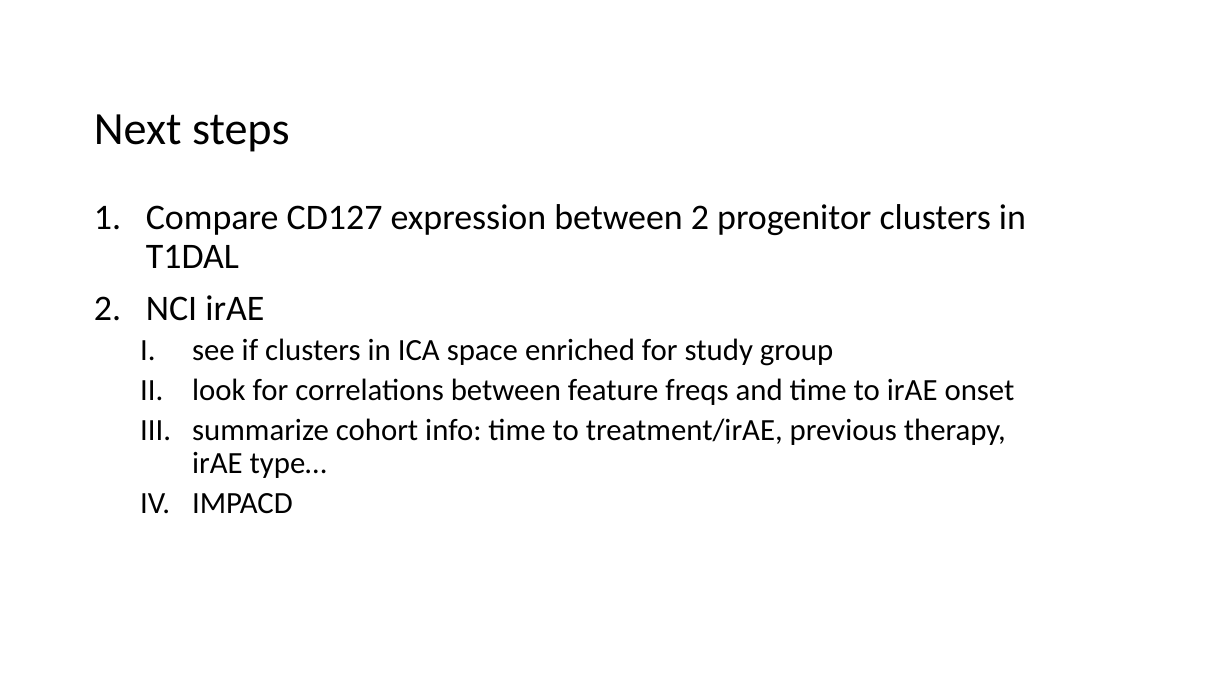
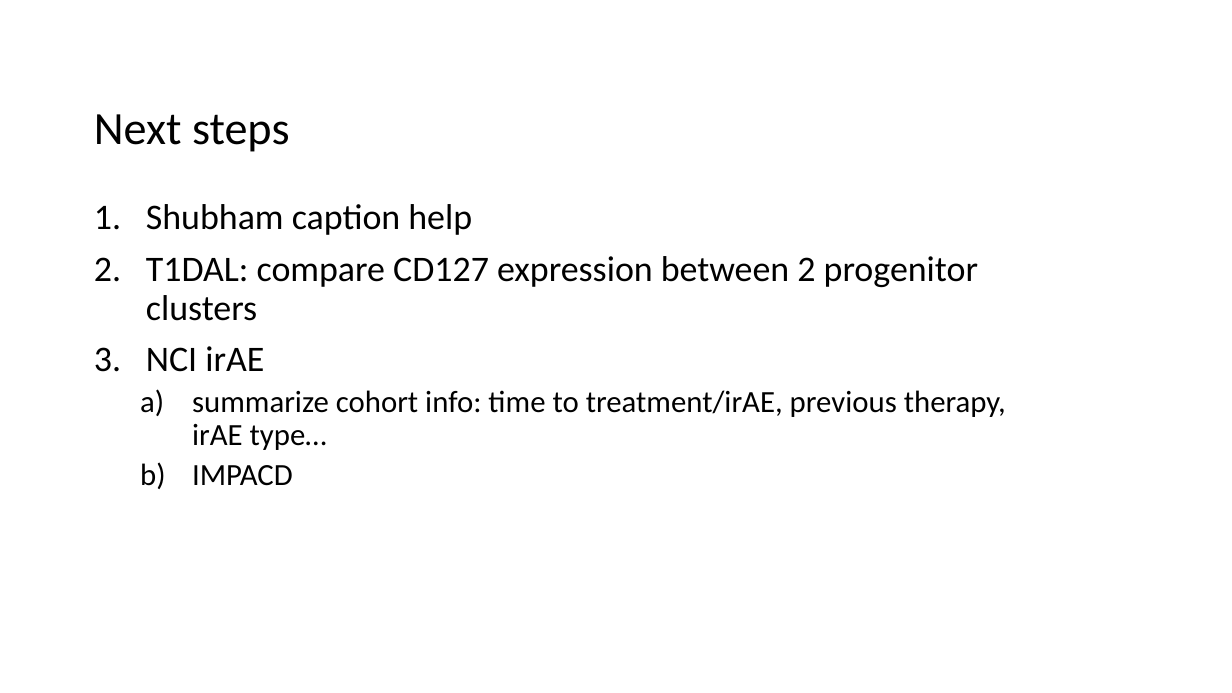
Before and after one commit to tybottorff/bottorffdocs, a slide deck: slide 11 of presentations/weekly_meetings/2024_11_7.pptx. Drawn at 1232x693 pixels with LibreOffice and Linux fonts; fonts in the diff are those of the drawing. Boxes give left, top, right and bottom in pixels: in the first picture for what was removed or moved away, otherwise in the second. Text is boxed around its words. In the diff, an @@ line names an element or a change of style, - is before the commit and + after.

```diff
--- a/presentations/weekly_meetings/2024_11_7.pptx
+++ b/presentations/weekly_meetings/2024_11_7.pptx
@@ text at [146,204,978,321]: text changed @@
-1. Compare CD127 expression between 2 progenitor clusters in T1DAL
+1. Shubham caption help
+2. T1DAL: compare CD127 expression between 2 progenitor clusters
@@ text at [192,338,1015,405]: paragraphs removed @@
-  I. see if clusters in ICA space enriched for study group
-  II. look for correlations between feature freqs and time to irAE onset
@@ text at [192,390,1006,486]: bullet I. to a) @@
```
Also in this commit, not shown: 1 other slide changed.
